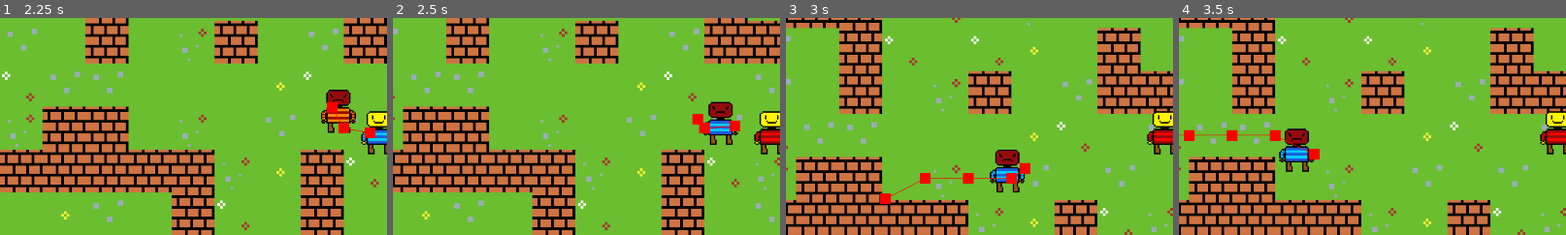
Above: before the commit, frames 1-4 (left to right).
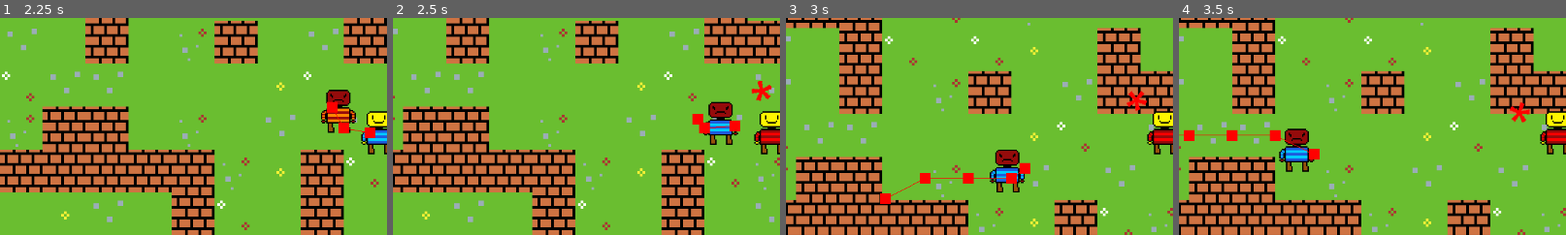
Above: after the commit, the same moments.

Repository: LegoMaster7001/fargo-game-jam-2025
Game: Godot game, scene res://Scenes/Game.tscn
Two runs of this game, one before a commit and one after it. Both use one fixed random seed, a clock stepped at 60 frames per second and the inputs below.
Inputs:
- Up to frame 1 (2.25 s): hold Right (ui_right) 0.53-1.28 s; hold Space (call_groundies) 0.53-1.28 s; hold Down (ui_down) 1.28-2.03 s; tap E at 1.35 s; hold Right (ui_right) from 2.03 s (still down); hold Space (call_groundies) from 2.03 s (still down)
- Up to frame 2 (2.5 s): keep holding Right (ui_right); keep holding Space (call_groundies)
- Up to frame 3 (3 s): release Right (ui_right) at 2.78 s; release Space (call_groundies) at 2.78 s; hold Up (ui_up) from 2.78 s (still down); tap E at 2.85 s
- Up to frame 4 (3.5 s): keep holding Up (ui_up)
The pictures show only the part of the screen within x 1-51%, y 24-73%; the shares and areas given below are measured in that part.

Frame 1 is identical in both runs. In frame 2, 0.2% of the frame differs, in the area x 92-98%, y 29-39%; in frame 3, 0.2%; in frame 4, 0.3%, in the area x 85-91%, y 38-49%.

Commit message:
add compass that points to the bot while hunting

Diff:
--- a/Scenes/Game.tscn
+++ b/Scenes/Game.tscn
@@ -136,4 +136,6 @@
 
 [node name="CanvasLayer" type="CanvasLayer" parent="."]
 
-[node name="HUD" parent="CanvasLayer" instance=ExtResource("5_b2bpf")]
+[node name="HUD" parent="CanvasLayer" node_paths=PackedStringArray("player", "enemy") instance=ExtResource("5_b2bpf")]
+player = NodePath("../../Player")
+enemy = NodePath("../../Enemy")
--- /dev/null
+++ b/Scenes/compass.gd
@@ -0,0 +1,9 @@
+class_name Compass
+extends Control
+
+const LERP_WEIGHT := 0.4
+
+func update_needle(player_to_enemy: Vector2, delta: float) -> void:
+	var goal_rotation = atan2(player_to_enemy.y, player_to_enemy.x) + (PI/2)
+	# rotation = goal_rotation
+	rotation = lerp_angle(rotation, goal_rotation, 1-pow(LERP_WEIGHT, delta))
--- a/Scenes/hud.tscn
+++ b/Scenes/hud.tscn
@@ -1,6 +1,7 @@
-[gd_scene load_steps=4 format=3 uid="uid://8045sgtb8mph"]
+[gd_scene load_steps=6 format=3 uid="uid://8045sgtb8mph"]
 
 [ext_resource type="Script" uid="uid://cjml38bf5i315" path="res://Scripts/hud.gd" id="1_e0onf"]
+[ext_resource type="Script" uid="uid://doft2q4alty4t" path="res://Scenes/compass.gd" id="2_fccik"]
 
 [sub_resource type="LabelSettings" id="LabelSettings_3gfia"]
 font_size = 64
@@ -8,7 +9,11 @@
 [sub_resource type="LabelSettings" id="LabelSettings_e0onf"]
 font_size = 32
 
-[node name="HUD" type="Control" node_paths=PackedStringArray("role_label", "time_label")]
+[sub_resource type="LabelSettings" id="LabelSettings_fccik"]
+font_size = 64
+font_color = Color(1, 0, 0, 1)
+
+[node name="HUD" type="Control" node_paths=PackedStringArray("role_label", "time_label", "compass")]
 layout_mode = 3
 anchors_preset = 15
 anchor_right = 1.0
@@ -18,6 +23,7 @@
 script = ExtResource("1_e0onf")
 role_label = NodePath("RoleLabel")
 time_label = NodePath("TimeLabel")
+compass = NodePath("Compass")
 
 [node name="RoleLabel" type="Label" parent="."]
 layout_mode = 1
@@ -45,3 +51,33 @@
 text = "0.0"
 label_settings = SubResource("LabelSettings_e0onf")
 horizontal_alignment = 1
+
+[node name="Compass" type="Control" parent="."]
+layout_mode = 1
+anchors_preset = 8
+anchor_left = 0.5
+anchor_top = 0.5
+anchor_right = 0.5
+anchor_bottom = 0.5
+offset_left = -20.0
+offset_top = -20.0
+offset_right = 20.0
+offset_bottom = 20.0
+grow_horizontal = 2
+grow_vertical = 2
+pivot_offset = Vector2(20, 20)
+script = ExtResource("2_fccik")
+
+[node name="Needle" type="Label" parent="Compass"]
+layout_mode = 1
+anchors_preset = 15
+anchor_right = 1.0
+anchor_bottom = 1.0
+offset_top = -80.0
+offset_bottom = -32.0
+grow_horizontal = 2
+grow_vertical = 2
+text = "*"
+label_settings = SubResource("LabelSettings_fccik")
+horizontal_alignment = 1
+vertical_alignment = 1
--- a/Scripts/hud.gd
+++ b/Scripts/hud.gd
@@ -3,8 +3,12 @@
 
 const TIME_FORMAT = "%.1f"
 
+@export var player: Player
+@export var enemy: Enemy
+
 @export var role_label: Label
 @export var time_label: Label
+@export var compass: Compass
 
 func _ready() -> void:
 	_on_role_changed(Global.hunted)
@@ -13,7 +17,11 @@
 func _physics_process(delta: float) -> void:
 	time_label.text = TIME_FORMAT % [Global.chase_timer.time_left]
 
+func _process(delta: float) -> void:
+	compass.update_needle((enemy.position-player.position).normalized(), delta)
+
 func _on_role_changed(hunted: bool) -> void:
 	# note this is the enemy's role
 	var text = "HUNT." if hunted else "HIDE!"
 	role_label.text = text
+	compass.visible = hunted
Not shown, added: Scenes/compass.gd.uid
